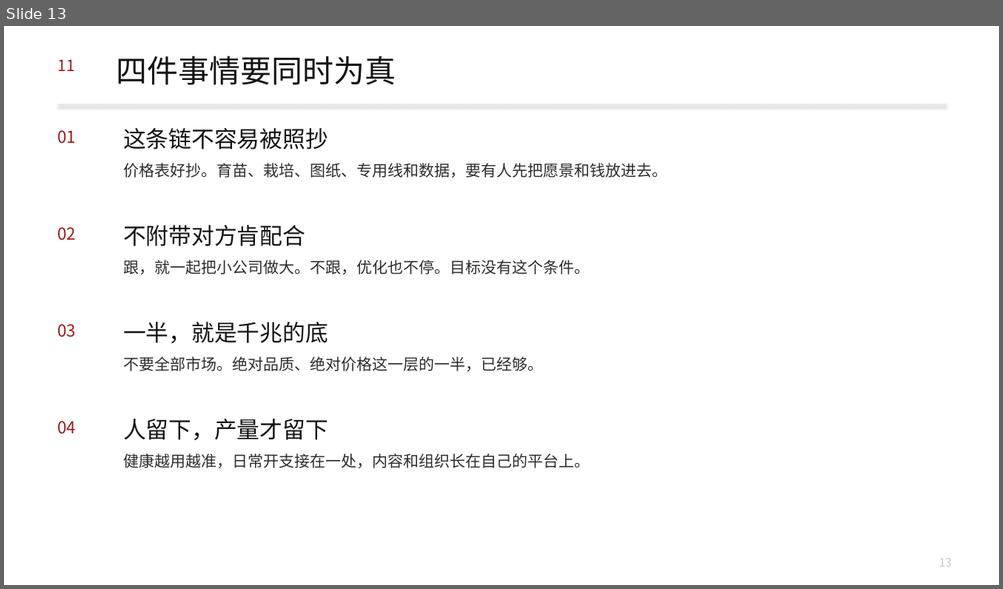
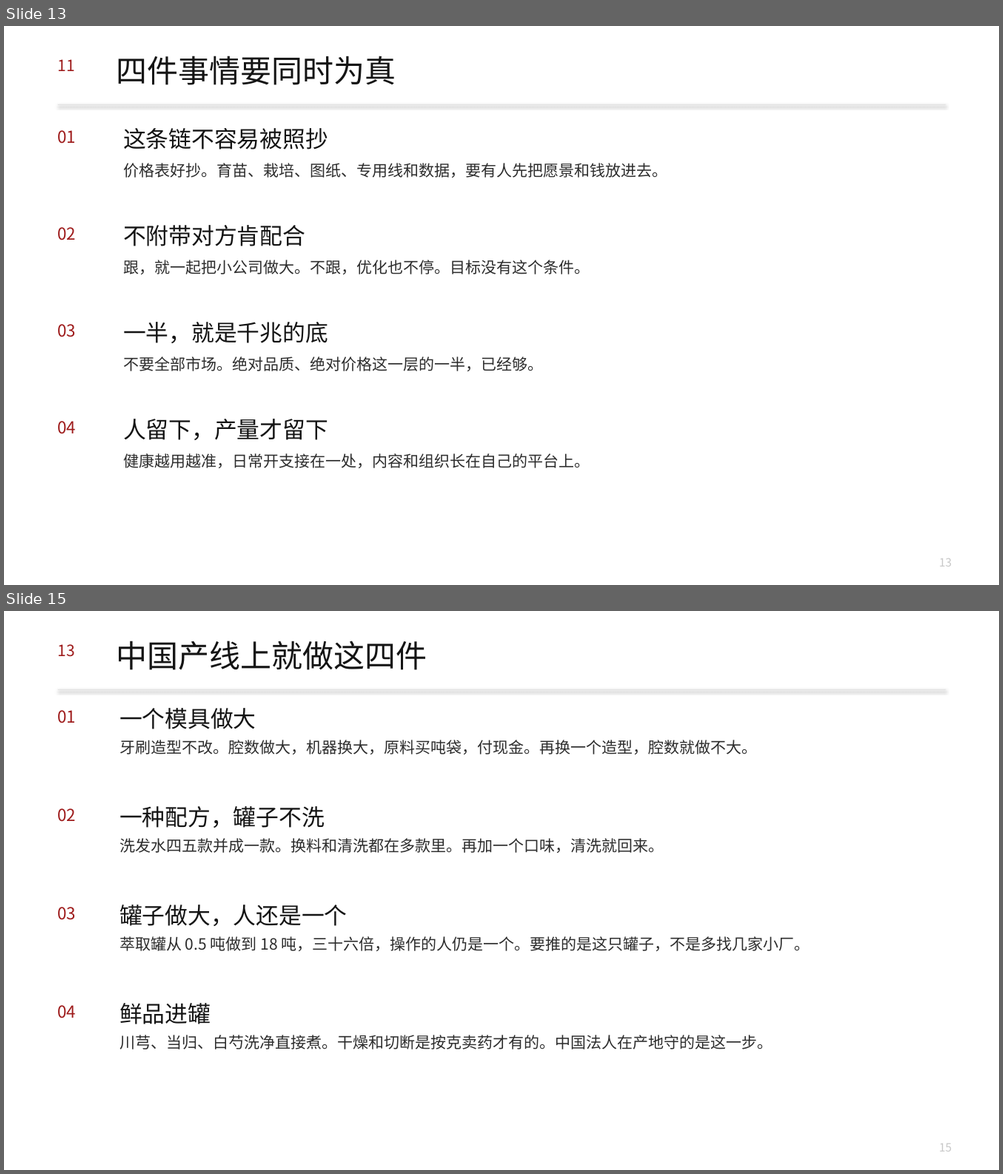
Before and after one commit to headshot9999/xiaoyi, a slide deck: 艾多美何以成为100兆韩元企业.pptx. Shown one above the other, each under a label of ours: slide 13 before the commit, slides 13 and 15 after it; the slides between them are not shown. The pictures are 1003x589 and 1003x1174 pixels, drawn with LibreOffice and Linux fonts; fonts in the diff are those of the drawing. Boxes give left, top, right and bottom in pixels: in the first picture for what was removed or moved away, otherwise in the second. Text is boxed around its words. In the diff, an @@ line names an element or a change of style, - is before the commit and + after.

```diff
--- a/艾多美何以成为100兆韩元企业.pptx
+++ b/艾多美何以成为100兆韩元企业.pptx
@@ slide 15 added at box(4, 611, 999, 1170), background #FFFFFF @@
@@ text added at box(58, 644, 75, 657), 15 pt, text #9E1B1B @@
+13
@@ text added at box(116, 641, 427, 670), 30 pt, text #141414 @@
+中国产线上就做这四件
@@ rectangle added at box(58, 689, 945, 690), fill #E2E2E2 @@
@@ text added at box(58, 710, 77, 723), 16 pt, text #9E1B1B @@
+01
@@ text added at box(119, 708, 256, 729), 22 pt, text #141414 @@
+一个模具做大
@@ text added at box(119, 740, 757, 755), 15 pt, text #2C2C2C @@
+牙刷造型不改。腔数做大，机器换大，原料买吨袋，付现金。再换一个造型，腔数就做不大。
@@ text added at box(58, 809, 77, 822), 16 pt, text #9E1B1B @@
+02
@@ text added at box(119, 806, 324, 828), 22 pt, text #141414 @@
+一种配方，罐子不洗
@@ text added at box(119, 838, 663, 853), 15 pt, text #2C2C2C @@
+洗发水四五款并成一款。换料和清洗都在多款里。再加一个口味，清洗就回来。
@@ text added at box(58, 907, 77, 920), 16 pt, text #9E1B1B @@
+03
@@ text added at box(119, 905, 347, 926), 22 pt, text #141414 @@
+罐子做大，人还是一个
@@ text added at box(119, 937, 809, 951), 15 pt, text #2C2C2C @@
+萃取罐从 0.5 吨做到 18 吨，三十六倍，操作的人仍是一个。要推的是这只罐子，不是多找几家小厂。
@@ text added at box(58, 1005, 77, 1019), 16 pt, text #9E1B1B @@
+04
@@ text added at box(119, 1003, 210, 1025), 22 pt, text #141414 @@
+鲜品进罐
@@ text added at box(119, 1035, 772, 1050), 15 pt, text #2C2C2C @@
+川芎、当归、白芍洗净直接煮。干燥和切断是按克卖药才有的。中国法人在产地守的是这一步。
@@ text added at box(939, 1144, 951, 1152), 11 pt, text #C8C8C8 @@
+15
```
Also in this commit, not shown: 2 slides changed, 2 other slides added, 3 slides removed, 3 other files.
